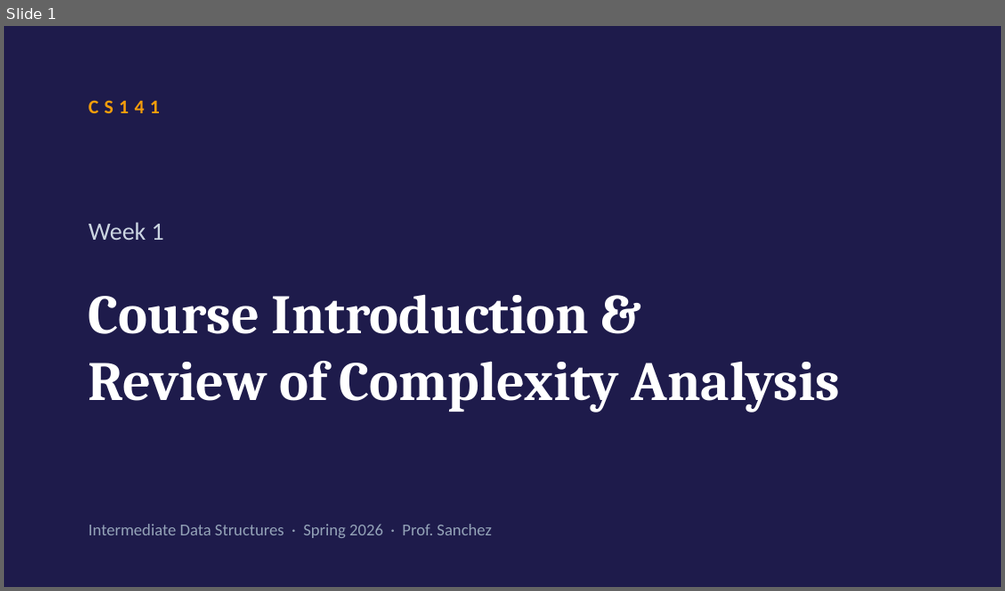
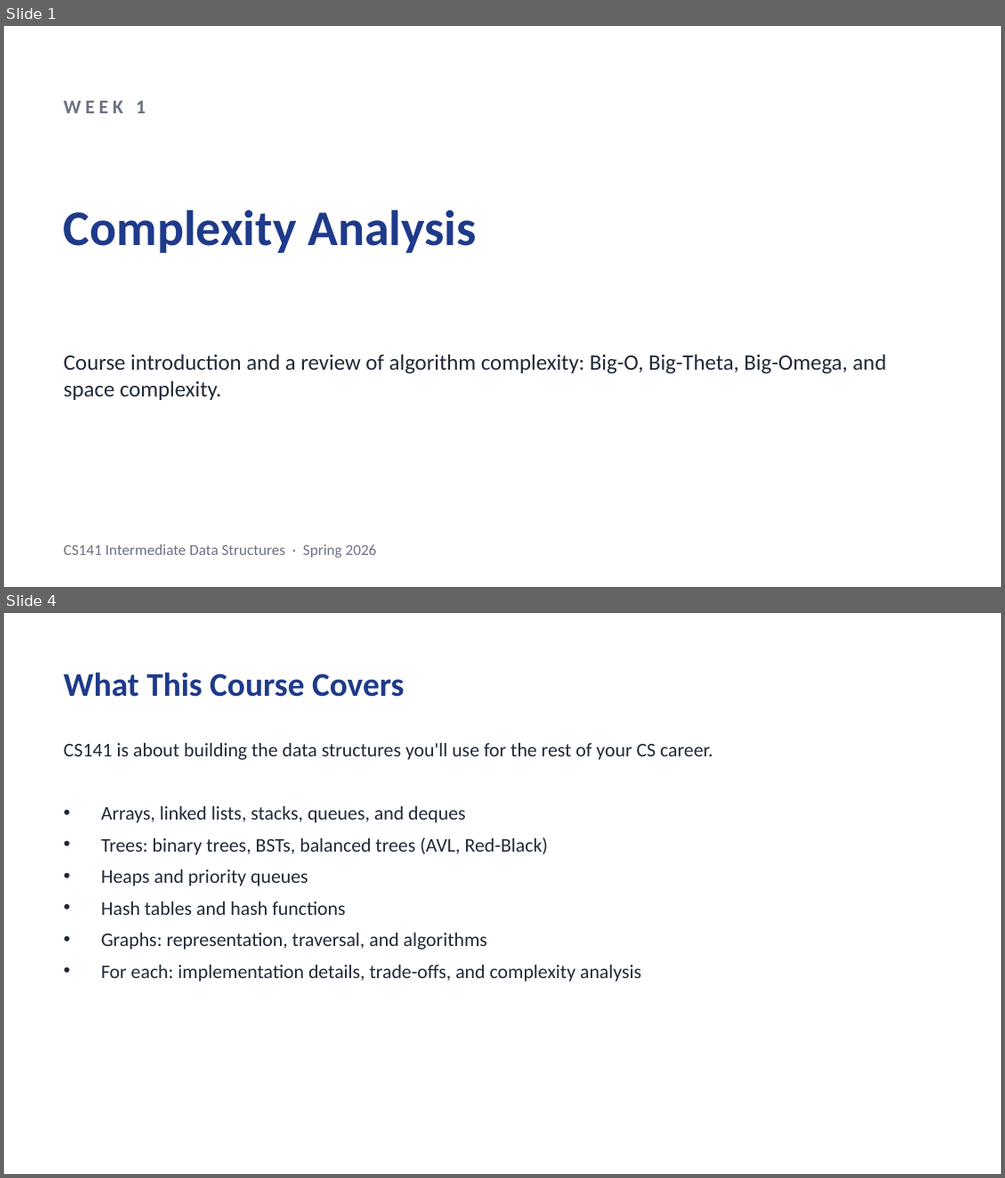
Before and after one commit to anishkancherla/stitch, a slide deck: samples/lectures/Week1_ComplexityAnalysis.pptx. Shown one above the other, each under a label of ours: slide 1 before the commit, slides 1 and 4 after it; the slides between them are not shown. The pictures are 1005x591 and 1005x1178 pixels, drawn with LibreOffice and Linux fonts; fonts in the diff are those of the drawing. Boxes give left, top, right and bottom in pixels: in the first picture for what was removed or moved away, otherwise in the second. Text is boxed around its words. In the diff, an @@ line names an element or a change of style, - is before the commit and + after.

```diff
--- a/samples/lectures/Week1_ComplexityAnalysis.pptx
+++ b/samples/lectures/Week1_ComplexityAnalysis.pptx
@@ slide 4 added at <box>4,613,1001,1174</box>, background #FFFFFF @@
@@ text added at <box>64,672,404,697</box>, 24 pt, text #1E3A8A, bold @@
+What This Course Covers
@@ text added at <box>64,743,712,981</box>, 14 pt, text #1F2937 @@
+CS141 is about building the data structures you'll use for the rest of your CS career.
+• Arrays, linked lists, stacks, queues, and deques
+• Trees: binary trees, BSTs, balanced trees (AVL, Red-Black)
+• Heaps and priority queues
+• Hash tables and hash functions
+• Graphs: representation, traversal, and algorithms
+• For each: implementation details, trade-offs, and complexity analysis
@@ slide 1 changed as well @@
@@ background #1E1B4B to #FFFFFF @@
@@ text at <box>64,101,146,113</box>: text changed; size 18 to 14 pt; text colour #CBD5E1 to #6B7280; bold on @@
-Week 1
+WEEK 1
@@ text removed at <box>89,100,160,113</box> @@
-CS141
@@ text added at <box>64,209,477,253</box>, 36 pt, text #1E3A8A, bold @@
+Complexity Analysis
@@ text at <box>64,354,886,400</box>: text changed; size 40 to 16 pt; font Cambria to Calibri; text colour #FFFFFF to #1F2937; bold off @@
-Course Introduction &
-Review of Complexity Analysis
+Course introduction and a review of algorithm complexity: Big-O, Big-Theta, Big-Omega, and space complexity.
@@ text at <box>64,544,377,557</box>: text changed; size 12 to 11 pt; text colour #94A3B8 to #6B7280 @@
-Intermediate Data Structures · Spring 2026 · Prof. Sanchez
+CS141 Intermediate Data Structures · Spring 2026
```
Also in this commit, not shown: 1 other slide changed, 27 other slides added, 10 slides removed, 26 other files.
